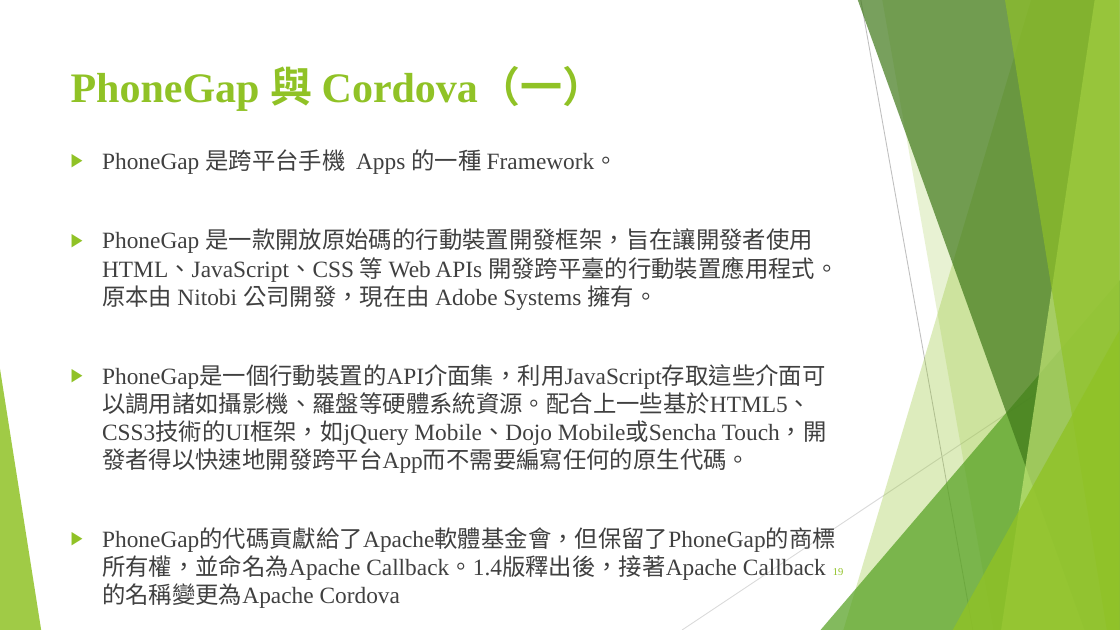
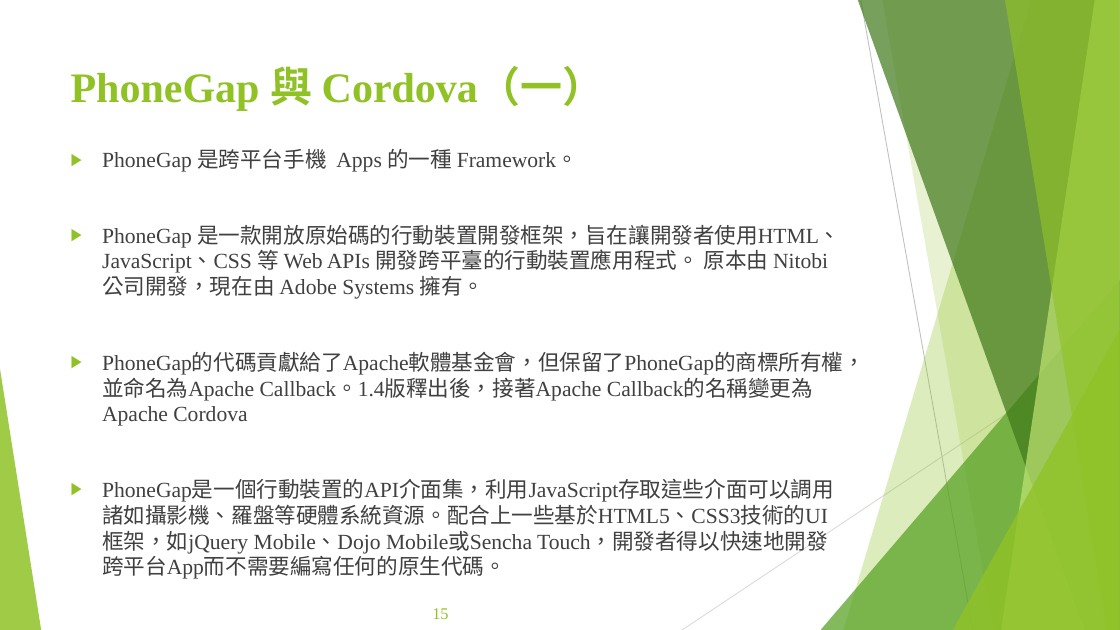
Before and after one commit to Szying/Js_Tools, a slide deck: slide 15 of 期末報告.pptx (slide 19 before the commit). Drawn at 1120x630 pixels with LibreOffice and Linux fonts; fonts in the diff are those of the drawing. Boxes give left, top, right and bottom in pixels: in the first picture for what was removed or moved away, otherwise in the second. Text is boxed around its words. In the diff, an @@ line names an element or a change of style, - is before the commit and + after.

```diff
--- a/期末報告.pptx
+++ b/期末報告.pptx
@@ text at <box>102,149,840,579</box>: size 20 to 18.5 pt in "PhoneGap 是跨平台手機 Apps 的一種 Framework。", "PhoneGap 是一款開放原始碼的行動裝置開發框架，旨在讓開發者使用HTML、JavaScript、CSS 等 Web ...", "PhoneGap是一個行動裝置的API介面集，利用JavaScript存取這些介面可以調用諸如攝影機、羅盤等硬體系統資源 ..." @@
@@ text at <box>102,353,865,421</box>: paragraph added @@
+▶ PhoneGap的代碼貢獻給了Apache軟體基金會，但保留了PhoneGap的商標所有權，並命名為Apache Callback。1.4版釋出後，接著Apache Callback的名稱變更為Apache Cordova
@@ text at <box>102,529,836,603</box>: paragraph removed @@
-▶ PhoneGap的代碼貢獻給了Apache軟體基金會，但保留了PhoneGap的商標所有權，並命名為Apache Callback。1.4版釋出後，接著Apache Callback的名稱變更為Apache Cordova
@@ page number removed at <box>833,568,843,575</box> @@
-19
@@ page number added at <box>432,608,448,619</box>, 14 pt, text #90C226 @@
+15
```
Also in this commit, not shown: 19 other slides changed, 2 slides added, 6 slides removed.
